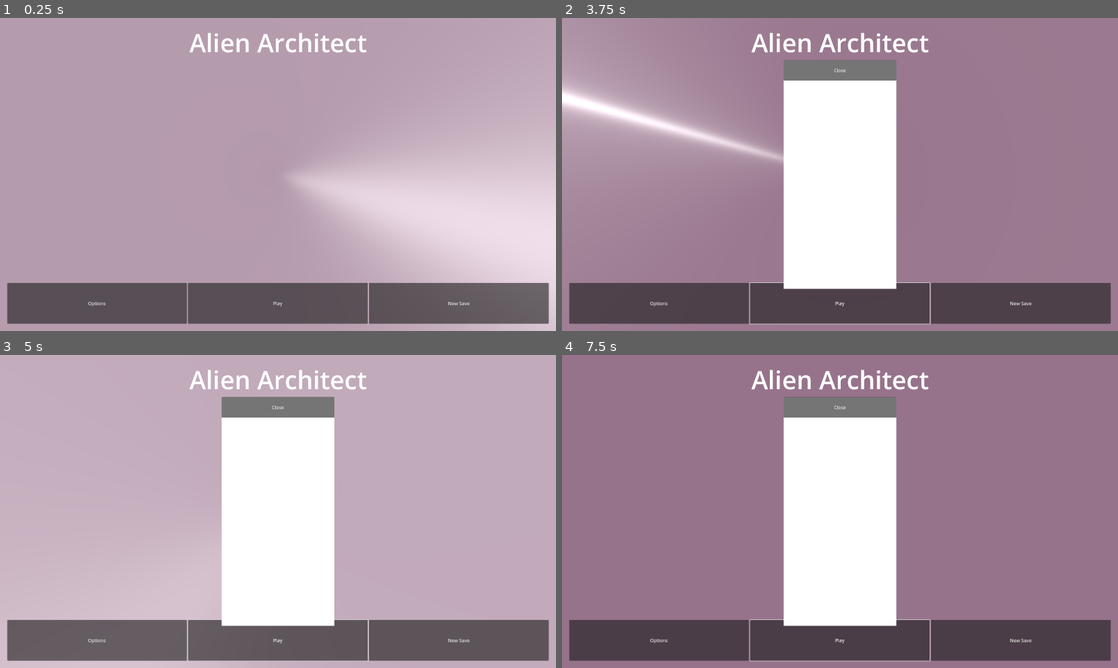
Above: before the commit, frames 1-4 (two rows, left to right).
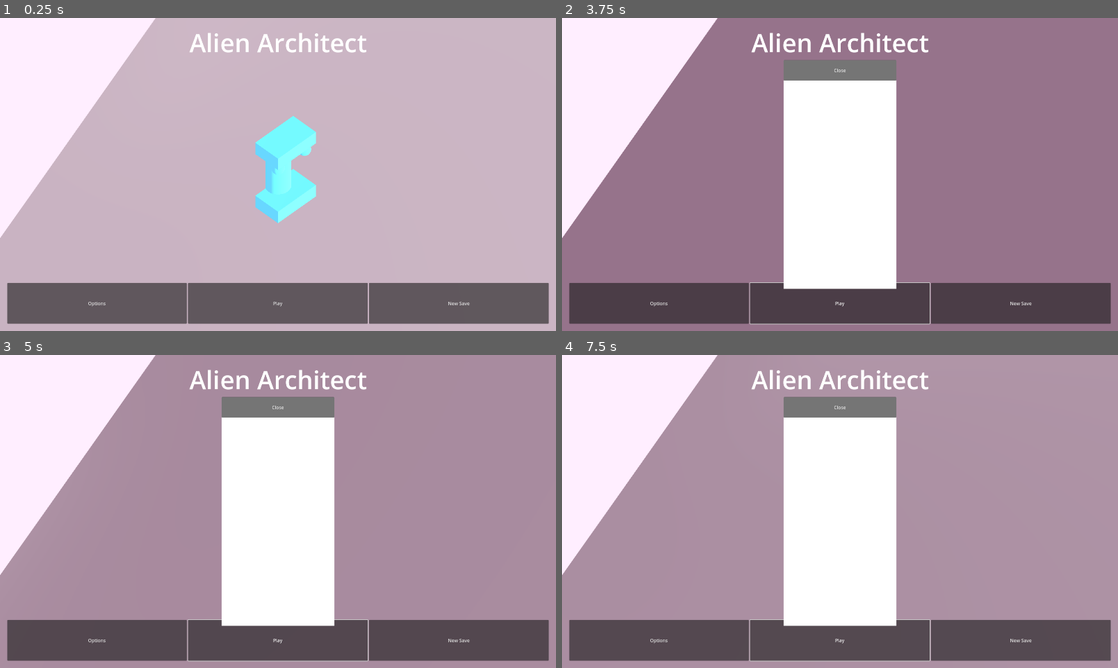
Above: after the commit, the same moments.

Repository: MannyFluss/AlienArchitect
Game: Godot game, scene res://Scenes/MainMenu/MainMenu.tscn
Same seed, same stepped clock (60 frames per second), same inputs: the game is played once before the commit and once after it. The engine's default icon, where the game draws it, is replaced by a stand-in: a white triangle on a blue panel in a dark square.
Inputs (mouse positions are in pixels of both pictures, inside the frame that each line leads up to):
- Up to frame 1 (0.25 s): no input
- Up to frame 2 (3.75 s): click "Play" at 0.5 s; click "Play" at 1.25 s; click "Play" at 2 s; click "Options" at 2.75 s; click "New Save" at 3.5 s
- Up to frame 3 (5 s): tap Enter (submit_console) at 4.25 s; move the mouse to (400, 495) at 4.27 s; press the mouse at (400, 495) at 4.28 s
- Up to frame 4 (7.5 s): move the mouse to (728, 527) at 5.02 s; release the mouse at (728, 527) at 5.03 s; click (728, 527) at 5.1 s; move the mouse to (895, 442) at 5.77 s; press the mouse at (895, 442) at 5.78 s; move the mouse to (812, 574) at 6.52 s; release the mouse at (812, 574) at 6.53 s; click (812, 574) at 6.6 s; move the mouse to (1006, 558) at 7.27 s; press the mouse at (1006, 558) at 7.28 s

The runs differ from the first frame. In frame 1, 40% of the frame differs, in the area x 0-100%, y 0-93%; in frame 2, 14%; in frame 3, 72%, in the area x 0-100%, y 0-100%; in frame 4, 72%.

Commit message:
added in shader

Diff:
--- /dev/null
+++ b/Nico's Folder/SandBox.tscn
@@ -0,0 +1,16 @@
+[gd_scene load_steps=3 format=3 uid="uid://cjckonhdsx7mp"]
+
+[ext_resource type="PackedScene" uid="uid://c80j3tdawdmeb" path="res://Temp/shader_block.tscn" id="1_n1322"]
+[ext_resource type="PackedScene" uid="uid://bqfwf1r5xq6kx" path="res://Prefabs/Tiles/Tile.tscn" id="1_x3cju"]
+
+[node name="SandBox" type="Node3D"]
+
+[node name="Camera3D" type="Camera3D" parent="."]
+transform = Transform3D(0.707107, -0.5, 0.5, 0, 0.707107, 0.707107, -0.707107, -0.5, 0.5, 7.55658, 19.6083, 9.02114)
+projection = 1
+size = 25.0
+
+[node name="ShaderBlock" parent="Camera3D" instance=ExtResource("1_n1322")]
+transform = Transform3D(1, 0, 0, 0, 1, 2.98023e-08, 0, -8.9407e-08, 1, -0.0696344, 2.56862, -2.66862)
+
+[node name="Tile" parent="." instance=ExtResource("1_x3cju")]
--- a/Prefabs/Card/Card.gd
+++ b/Prefabs/Card/Card.gd
@@ -18,7 +18,8 @@
 @export
 var myArtCamera : Camera3D
 @export
-var my3DSprite : Sprite3D
+var my3DSprite : MeshInstance3D
+
 
 var myBuildingInformation : BuildingResource
 
--- a/Prefabs/Card/Card.tscn
+++ b/Prefabs/Card/Card.tscn
@@ -31,11 +31,10 @@
 script = ExtResource("1_20rij")
 myBuildingScene = ExtResource("2_qxxl1")
 myArtCamera = NodePath("cardArtRendering/CardArtScene/Node3D/ArtCamera")
-my3DSprite = NodePath("CardRender")
+my3DSprite = NodePath("MeshInstance3D3")
 moduleContainer = NodePath("Modules")
 
 [node name="CollisionShape3D" type="CollisionShape3D" parent="."]
-visible = false
 shape = SubResource("BoxShape3D_n37pt")
 
 [node name="MeshInstance3D3" type="MeshInstance3D" parent="."]
@@ -43,7 +42,6 @@
 mesh = SubResource("BoxMesh_13wqf")
 
 [node name="CardRender" type="Sprite3D" parent="."]
-visible = false
 
 [node name="CanvasLayer" type="CanvasLayer" parent="."]
 offset = Vector2(5000, 0)
--- a/Prefabs/PlayerController/PlayerController.tscn
+++ b/Prefabs/PlayerController/PlayerController.tscn
@@ -1,9 +1,8 @@
-[gd_scene load_steps=5 format=3 uid="uid://dmi76x3hc2fqj"]
+[gd_scene load_steps=4 format=3 uid="uid://dmi76x3hc2fqj"]
 
 [ext_resource type="Script" path="res://Prefabs/PlayerController/PlayerController.gd" id="1_7nk14"]
 [ext_resource type="PackedScene" uid="uid://cpkfhoxxqggns" path="res://components/InputComponent/InputComponent.tscn" id="2_6g0i7"]
 [ext_resource type="PackedScene" uid="uid://brs5wo4pjx4ae" path="res://Prefabs/PlayerHand/PlayerHand.tscn" id="2_6mrj6"]
-[ext_resource type="PackedScene" uid="uid://c80j3tdawdmeb" path="res://Temp/shader_block.tscn" id="2_fmkao"]
 
 [node name="PlayerController" type="Node3D"]
 script = ExtResource("1_7nk14")
@@ -12,9 +11,6 @@
 transform = Transform3D(0.707107, 0.5, -0.5, 0, 0.707107, 0.707107, 0.707107, -0.5, 0.5, -20, 30, 20)
 projection = 1
 size = 40.0
-
-[node name="ShaderBlock" parent="IsometricCamera" instance=ExtResource("2_fmkao")]
-unique_name_in_owner = true
 
 [node name="SelectorCast" type="RayCast3D" parent="."]
 collision_mask = 9
--- a/Scenes/GamePlayScene/main.tscn
+++ b/Scenes/GamePlayScene/main.tscn
@@ -37,9 +37,6 @@
 transform = Transform3D(0.707107, 0.5, -0.5, 0, 0.707107, 0.707107, 0.707107, -0.5, 0.5, -30.256, 33.7268, 21.8391)
 current = true
 
-[node name="ShaderBlock" parent="PlayerController/IsometricCamera" index="0"]
-transform = Transform3D(1, 0, 0, 0, 1, 0, 0, -1.19209e-07, 1, -9.53674e-07, 0, -0.100002)
-
 [node name="Spacer" parent="PlayerController/PlayerHand" index="0"]
 spacing = Vector3(3.225, 0, -1.57)
 rotation_angle = -1.0
--- a/Scenes/MainMenu/MainMenu.tscn
+++ b/Scenes/MainMenu/MainMenu.tscn
@@ -126,6 +126,7 @@
 size = 5.839
 
 [node name="ShaderBlock" parent="BackGround/SubViewport/Node3D/Camera3D" instance=ExtResource("3_3umrh")]
+visible = false
 
 [node name="Animator" type="Node3D" parent="BackGround/SubViewport/Node3D"]
 script = ExtResource("2_0xq4u")
--- a/Scripts/AutoLoads/GlobalShaderUtility/GlobalShaderUtility.gd
+++ b/Scripts/AutoLoads/GlobalShaderUtility/GlobalShaderUtility.gd
@@ -2,3 +2,12 @@
 
 
 # Called when the node enters the scene tree for the first time.
+
+func _physics_process(delta: float) -> void:
+	var targetCamera : Camera3D = get_viewport().get_camera_3d()
+	if targetCamera==null:
+		return
+	var targetPosition : Vector3 = targetCamera.global_position
+	var targetRotation : Vector3 = targetCamera.global_rotation
+	$ShaderBlock.position = targetPosition - (targetCamera.basis.z.normalized() * 1.5)
+	$ShaderBlock.rotation = targetRotation
--- a/Scripts/AutoLoads/GlobalShaderUtility/GlobalShaderUtility.tscn
+++ b/Scripts/AutoLoads/GlobalShaderUtility/GlobalShaderUtility.tscn
@@ -1,6 +1,7 @@
-[gd_scene load_steps=3 format=3 uid="uid://3m7ixwegc43x"]
+[gd_scene load_steps=4 format=3 uid="uid://3m7ixwegc43x"]
 
 [ext_resource type="Script" path="res://Scripts/AutoLoads/GlobalShaderUtility/GlobalShaderUtility.gd" id="1_p2e2p"]
+[ext_resource type="PackedScene" uid="uid://c80j3tdawdmeb" path="res://Temp/shader_block.tscn" id="2_h8bvm"]
 
 [sub_resource type="Environment" id="Environment_2bxoq"]
 background_mode = 1
@@ -13,3 +14,5 @@
 
 [node name="WorldEnvironment" type="WorldEnvironment" parent="."]
 environment = SubResource("Environment_2bxoq")
+
+[node name="ShaderBlock" parent="." instance=ExtResource("2_h8bvm")]
--- a/Scripts/AutoLoads/GlobalShaderUtility/Shader/handDrawn.gdshader
+++ b/Scripts/AutoLoads/GlobalShaderUtility/Shader/handDrawn.gdshader
@@ -61,11 +61,11 @@
 	float depth_diff = 0.0;
 	float neg_depth_diff = 0.5;
 	if(depth_check){
-		float depth = getDepth(SCREEN_UV+noise_offset.xy, DEPTH_TEXTURE, INV_PROJECTION_MATRIX);
-		float du = getDepth(SCREEN_UV+noise_offset.xy+vec2(0., -1.) * pixel_size, DEPTH_TEXTURE, INV_PROJECTION_MATRIX);
-		float dr = getDepth(SCREEN_UV+noise_offset.xy+vec2(1., 0.) * pixel_size, DEPTH_TEXTURE, INV_PROJECTION_MATRIX);
-		float dd = getDepth(SCREEN_UV+noise_offset.xy+vec2(0., 1.) * pixel_size, DEPTH_TEXTURE, INV_PROJECTION_MATRIX);
-		float dl = getDepth(SCREEN_UV+noise_offset.xy+vec2(-1., 0.) * pixel_size, DEPTH_TEXTURE, INV_PROJECTION_MATRIX);
+		float depth = getDepth(SCREEN_UV+noise_offset.xy, DEPTH_TEXTURE, PROJECTION_MATRIX);
+		float du = getDepth(SCREEN_UV+noise_offset.xy+vec2(0., -1.) * pixel_size, DEPTH_TEXTURE, PROJECTION_MATRIX);
+		float dr = getDepth(SCREEN_UV+noise_offset.xy+vec2(1., 0.) * pixel_size, DEPTH_TEXTURE, PROJECTION_MATRIX);
+		float dd = getDepth(SCREEN_UV+noise_offset.xy+vec2(0., 1.) * pixel_size, DEPTH_TEXTURE, PROJECTION_MATRIX);
+		float dl = getDepth(SCREEN_UV+noise_offset.xy+vec2(-1., 0.) * pixel_size, DEPTH_TEXTURE, PROJECTION_MATRIX);
 		depth_diff += clamp(du - depth, 0., 1.);
 		depth_diff += clamp(dd - depth, 0., 1.);
 		depth_diff += clamp(dr - depth, 0., 1.);
--- a/Temp/shader_block.tscn
+++ b/Temp/shader_block.tscn
@@ -1,10 +1,13 @@
-[gd_scene load_steps=7 format=3 uid="uid://c80j3tdawdmeb"]
+[gd_scene load_steps=8 format=3 uid="uid://c80j3tdawdmeb"]
 
 [ext_resource type="Shader" path="res://Scripts/AutoLoads/GlobalShaderUtility/Shader/handDrawn.gdshader" id="1_q0fyr"]
 [ext_resource type="Texture2D" uid="uid://ckimq3v44k27x" path="res://Scripts/AutoLoads/GlobalShaderUtility/Shader/LottesGrain5.png" id="2_6vxom"]
 [ext_resource type="Texture2D" uid="uid://bft8h5pi3qb0s" path="res://Scripts/AutoLoads/GlobalShaderUtility/Shader/lines.png" id="3_pte4i"]
 
+[sub_resource type="FastNoiseLite" id="FastNoiseLite_yp1vf"]
+
 [sub_resource type="NoiseTexture2D" id="NoiseTexture2D_4s35l"]
+noise = SubResource("FastNoiseLite_yp1vf")
 
 [sub_resource type="ShaderMaterial" id="ShaderMaterial_06ook"]
 render_priority = 0
--- a/Temp/warningBlock.tscn
+++ b/Temp/warningBlock.tscn
@@ -1,7 +1,6 @@
 [gd_scene load_steps=3 format=3 uid="uid://c6ccox7l8f1wj"]
 
 [sub_resource type="StandardMaterial3D" id="StandardMaterial3D_vmd3t"]
-transparency = 1
 albedo_color = Color(1, 0, 0.258824, 0.592157)
 
 [sub_resource type="BoxMesh" id="BoxMesh_6px17"]
--- /dev/null
+++ b/Test/fuckshit.tscn
@@ -0,0 +1,54 @@
+[gd_scene load_steps=8 format=3 uid="uid://crox8i6l2v52g"]
+
+[ext_resource type="Script" path="res://Prefabs/PlayerController/PlayerController.gd" id="1_qgf07"]
+[ext_resource type="PackedScene" uid="uid://bqfwf1r5xq6kx" path="res://Prefabs/Tiles/Tile.tscn" id="2_l38o1"]
+[ext_resource type="PackedScene" uid="uid://c80j3tdawdmeb" path="res://Temp/shader_block.tscn" id="2_omqp6"]
+[ext_resource type="PackedScene" uid="uid://d0ml1b3sof4po" path="res://Temp/Building.tscn" id="3_8wdff"]
+[ext_resource type="PackedScene" uid="uid://cpkfhoxxqggns" path="res://components/InputComponent/InputComponent.tscn" id="4_wv3qb"]
+[ext_resource type="PackedScene" uid="uid://brs5wo4pjx4ae" path="res://Prefabs/PlayerHand/PlayerHand.tscn" id="5_asu2v"]
+
+[sub_resource type="Environment" id="Environment_5vyg2"]
+background_mode = 1
+background_color = Color(0.670588, 0.207843, 1, 1)
+ambient_light_energy = 1.2
+
+[node name="Fuckshit" type="Node3D"]
+
+[node name="PlayerController" type="Node3D" parent="."]
+script = ExtResource("1_qgf07")
+
+[node name="SelectorCast" type="RayCast3D" parent="PlayerController"]
+collision_mask = 9
+debug_shape_thickness = 5
+
+[node name="InputComponent" parent="PlayerController" instance=ExtResource("4_wv3qb")]
+
+[node name="SelectedCard" type="Node3D" parent="PlayerController"]
+unique_name_in_owner = true
+transform = Transform3D(1, 0, -2.98023e-08, -2.98023e-08, 1, 2.98023e-08, -2.98023e-08, 0, 1, 0, 0, 0)
+
+[node name="PlayerHand" parent="PlayerController" instance=ExtResource("5_asu2v")]
+transform = Transform3D(0.707107, 0.5, -0.5, 0, 0.707107, 0.707107, 0.707107, -0.5, 0.5, -10, -5, 10)
+
+[node name="Tile" parent="." instance=ExtResource("2_l38o1")]
+
+[node name="SampleBuilding" parent="." instance=ExtResource("3_8wdff")]
+transform = Transform3D(1, 0, 0, 0, 1, 0, 0, 0, 1, 0, 0.587504, 0)
+
+[node name="Node3D" type="Node3D" parent="."]
+transform = Transform3D(1, 0, 0, 0, 1, 0, 0, 0, 1, 0, 1.09456, 0)
+
+[node name="Camera3D" type="Camera3D" parent="Node3D"]
+transform = Transform3D(0.707107, 0.5, -0.5, 0, 0.707107, 0.707107, 0.707107, -0.5, 0.5, -3, 3.82, 3)
+projection = 1
+
+[node name="ShaderBlock" parent="Node3D/Camera3D" instance=ExtResource("2_omqp6")]
+
+[node name="WorldEnvironment" type="WorldEnvironment" parent="Node3D"]
+environment = SubResource("Environment_5vyg2")
+
+[connection signal="InputHeld" from="PlayerController/InputComponent" to="PlayerController" method="_on_input_component_input_held"]
+[connection signal="InputPressed" from="PlayerController/InputComponent" to="PlayerController" method="_on_input_component_input_pressed"]
+[connection signal="InputReleased" from="PlayerController/InputComponent" to="PlayerController" method="_on_input_component_input_released"]
+
+[editable path="PlayerController/PlayerHand"]
--- a/components/CardModules/CardAnimation/CardAnimation.gd
+++ b/components/CardModules/CardAnimation/CardAnimation.gd
@@ -35,9 +35,9 @@
 	var closestTile : Tile = getClosestTile(get_tree().get_nodes_in_group("tiles"))
 	var distanceToClosestTile : float = unprojectPosition(closestTile).distance_to(unprojectPosition(self))
 	var remapTarget : float = remap(distanceToClosestTile,0.1,animationDistanceThreshold+.1 ,0,1)
-	remapTarget = clampf(remapTarget,0.3,1.0)
+	remapTarget = clampf(remapTarget,0.01,1.0)
 	myCard.scale = lerp(myCard.scale,Vector3(remapTarget,remapTarget,1),.1)
-	myCard.my3DSprite.modulate.a = lerpf(myCard.my3DSprite.modulate.a ,remapTarget -.3 ,.1)
+	#myCard.my3DSprite.modulate.a = lerpf(myCard.my3DSprite.modulate.a ,remapTarget -.3 ,.1)
 
 
 func getClosestTile(tiles : Array[Node])->Tile:
